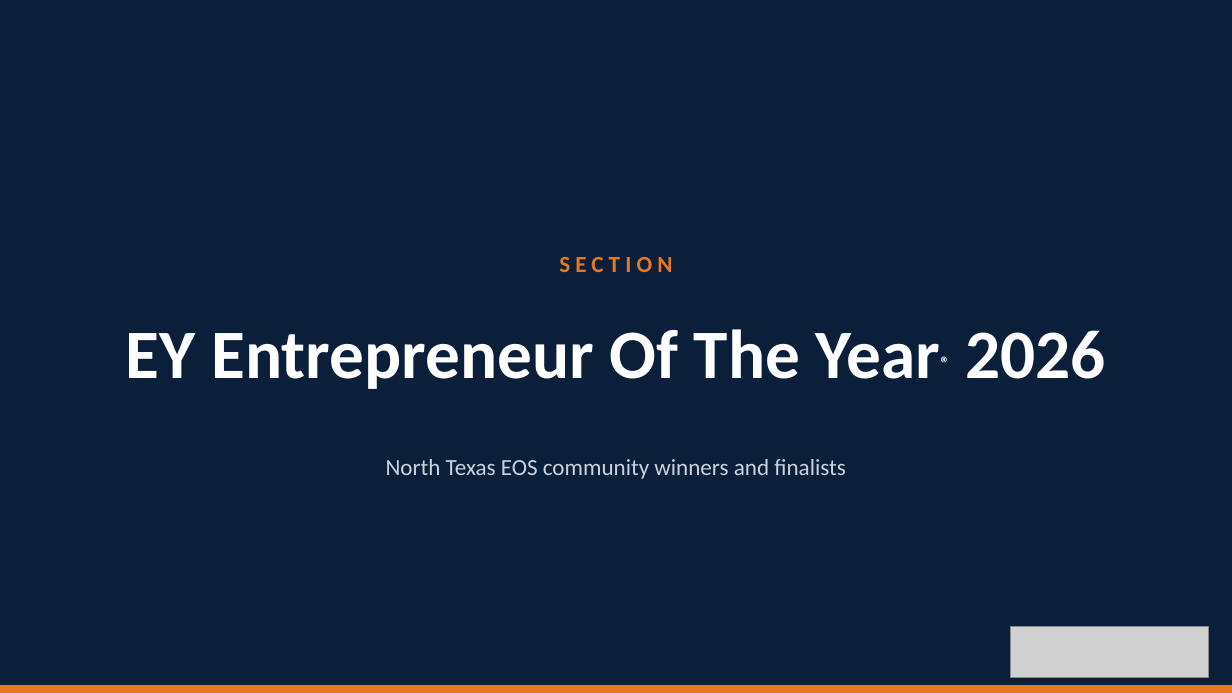
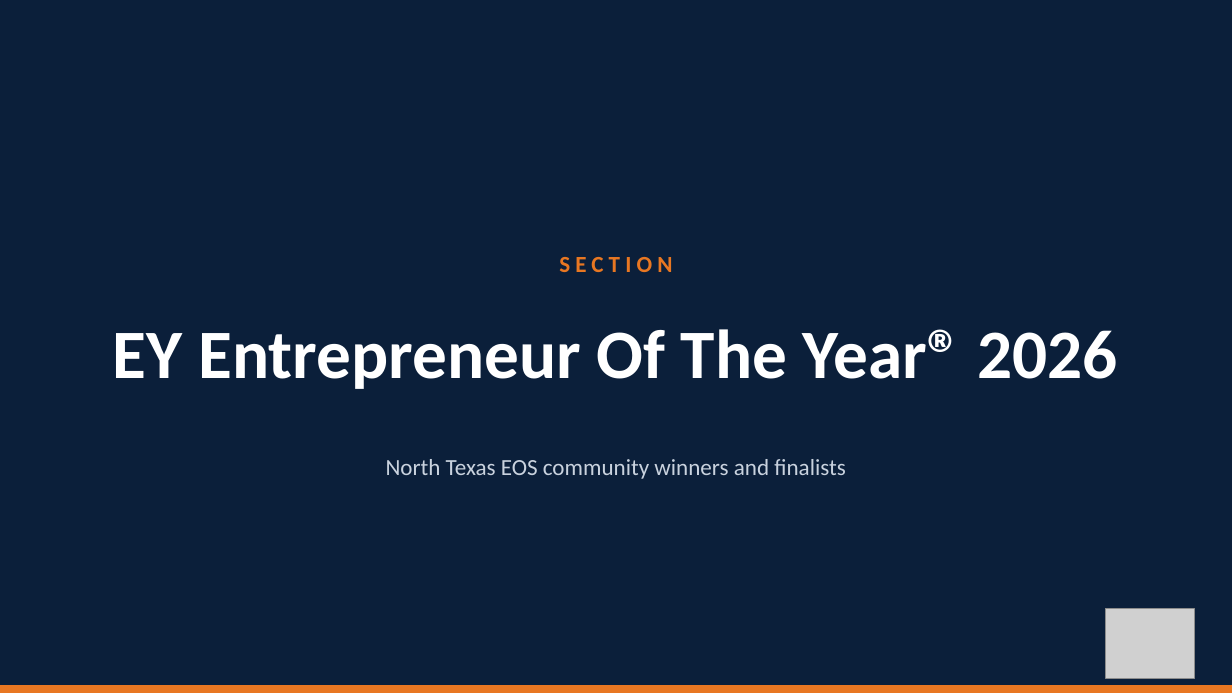
Before and after one commit to TicoRicoRay/wroe-dallas-2026, a slide deck: slide 8 of deliverables/celebrations-loop/Celebrations-Loop.pptx. Drawn at 1232x693 pixels with LibreOffice and Linux fonts; fonts in the diff are those of the drawing; grey boxes stand for pictures. Boxes give left, top, right and bottom in pixels: in the first picture for what was removed or moved away, otherwise in the second. Text is boxed around its words. In the diff, an @@ line names an element or a change of style, - is before the commit and + after.

```diff
--- a/deliverables/celebrations-loop/Celebrations-Loop.pptx
+++ b/deliverables/celebrations-loop/Celebrations-Loop.pptx
@@ text "EY Entrepreneur Of The Year® ..." at (113,329,1118,389): size 24 to 54 pt, now on the baseline in "Year®" @@
@@ picture: place and size @@
-picture at (1010,627,1209,677)
+picture at (1105,609,1195,678)
```
Also in this commit, not shown: 20 other slides changed, 2 other files.
